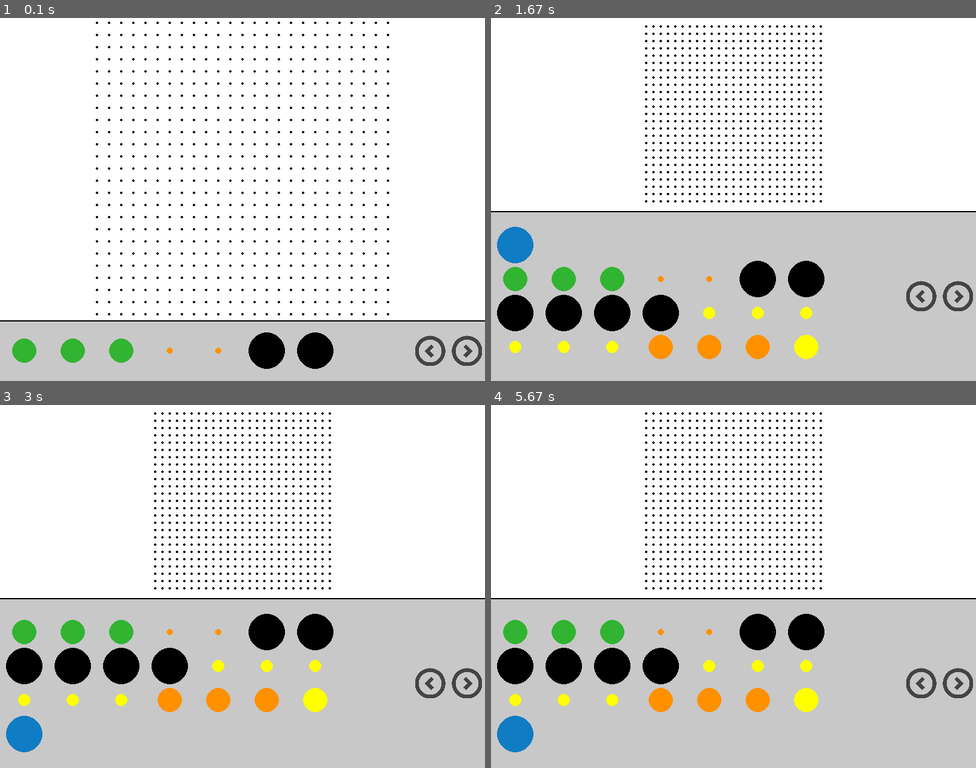
Above: before the commit, frames 1-4 (two rows, left to right).
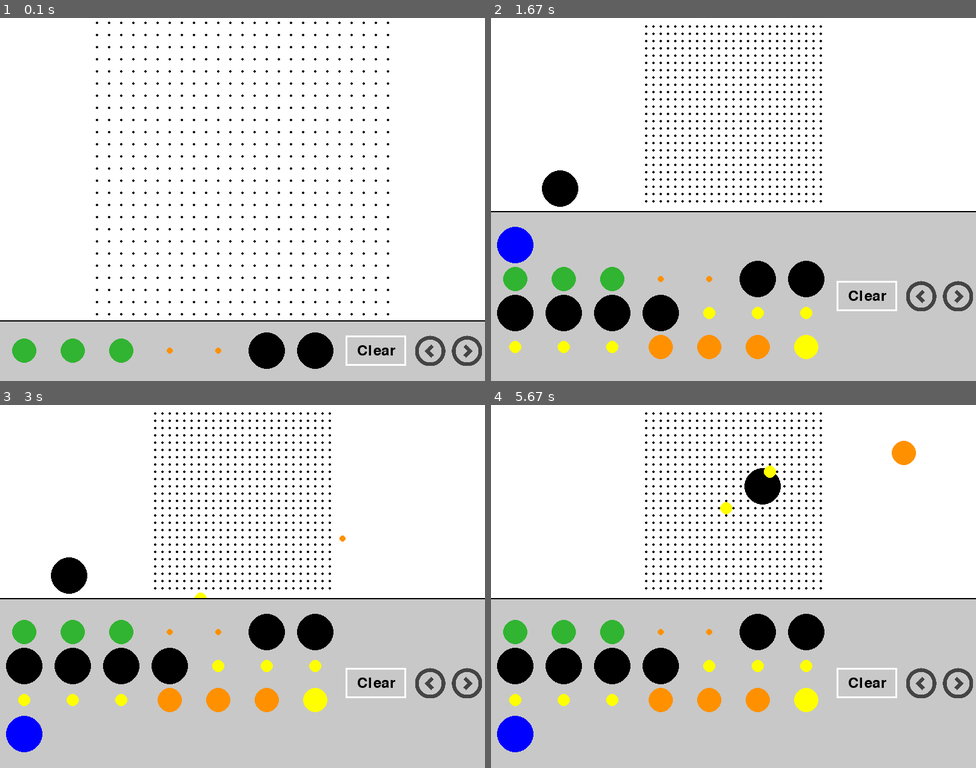
Above: after the commit, the same moments.

Repository: mossnevin/Moss-Owen-CSC
Game: pygame game, started from route_maker.py
The game is run twice, just before and just after one commit, with the same random seed, the same clock (stepped at 60 frames per second) and the same inputs.
Inputs (mouse positions are in pixels of both pictures, inside the frame that each line leads up to):
- Up to frame 1 (0.1 s): no input
- Up to frame 2 (1.67 s): click (515, 351) at 0.38 s; press the mouse at (806, 351) at 0.7 s; move the mouse to (685, 268) at 0.8 s; release the mouse at (558, 188) at 0.93 s; press the mouse at (922, 351) at 1.03 s; move the mouse to (777, 246) at 1.13 s; release the mouse at (631, 141) at 1.27 s; press the mouse at (733, 319) at 1.37 s; move the mouse to (714, 199) at 1.47 s; release the mouse at (694, 79) at 1.6 s
- Up to frame 3 (3 s): click (465, 684) at 1.72 s; press the mouse at (218, 633) at 2.53 s; move the mouse to (281, 586) at 2.63 s; release the mouse at (344, 539) at 2.77 s; press the mouse at (24, 699) at 2.87 s; move the mouse to (198, 597) at 2.97 s
- Up to frame 4 (5.67 s): release the mouse at (869, 499) at 3.1 s; press the mouse at (563, 699) at 3.2 s; move the mouse to (636, 586) at 3.3 s; release the mouse at (704, 477) at 3.43 s; click (869, 684) at 3.55 s; press the mouse at (515, 666) at 3.87 s; move the mouse to (636, 575) at 3.97 s; release the mouse at (757, 484) at 4.1 s; press the mouse at (709, 699) at 4.2 s; move the mouse to (806, 575) at 4.3 s; release the mouse at (903, 452) at 4.43 s; press the mouse at (515, 699) at 5.03 s; move the mouse to (646, 582) at 5.13 s; release the mouse at (772, 470) at 5.27 s; press the mouse at (757, 666) at 5.37 s; move the mouse to (743, 590) at 5.47 s; release the mouse at (723, 510) at 5.6 s

The runs differ from the first frame. In frame 1, 0.3% of the frame differs, in the area x 71-84%, y 87-96%; in frame 2, 1.5%; in frame 3, 1.5%; in frame 4, 1.8%, in the area x 1-88%, y 9-96%.

Commit message:
Bigg change

Diff:
--- a/route_maker.py
+++ b/route_maker.py
@@ -1,11 +1,10 @@
 import pygame as py
-import os
+from dataclasses import dataclass, field
 import json as js
-import math
 
 py.init()
 
-# ----------Set up the display-----------  Change
+# ----------Set up the display-----------
 display_width, display_height = 800, 600
 screen = py.display.set_mode(
     (display_width, display_height),
@@ -18,10 +17,15 @@
 holds_panel_height = 100
 
 # Dragging state
-is_dragging = False
+mouse_down = False
 SPACING_ON_HOLDS_PANEL = 80
 ROOM_FOR_BUTTONS = 200
 on_row = 0
+
+#stuff
+font = py.font.SysFont(None, 36)
+clear_button = font.render("Clear", True, "Black")
+clear_button_rect = clear_button.get_rect()
 
 #---------Image loading---------
 try:
@@ -31,8 +35,12 @@
 except py.error:
     print("Failed to load image")
 
-
-# ---------Grid class-------------
+#---Function for lengths of vectors (no sqrt for efficiency)---
+def length_from_mouse_pos(v):
+    mouse = py.mouse.get_pos()
+    return (v[0] - mouse[0]) ** 2 + (v[1] - mouse[1]) ** 2 # pythagorean theorem but without the square root for efficiency
+
+# ---------Grid class----------
 class Grid:
     def __init__(self, x, y, size=(10, 10)):
         self.x = x
@@ -62,7 +70,39 @@
 
 grid = Grid(0, 0, (25, 25))
 
+#--------Making Classes-----------
+@dataclass
+class ProcessedHolds:
+    size: int
+    colour: str
+    x : int
+    y : int
+    row : int
+
+@dataclass
+class DisplayedHolds:
+    x : int
+    y : int
+    colour : str
+    size : int
+    rect : py.Rect = field(init = False)
+
+    def __post_init__(self):
+        self.rect = py.Rect(0, 0, self.size * 2, self.size * 2)
+        self.rect.center = (self.x, self.y)
+
+class HoldDragging:
+    def __init__(self, hold_clicked: DisplayedHolds):
+        self.x = hold_clicked.x
+        self.y = hold_clicked.y
+        self.colour = hold_clicked.colour
+        self.size = hold_clicked.size
+
+
+
 # --------------Holds dictionary and size, colour, and type variables--------------
+with open("inventory.json", "r") as f:
+    holds_data = js.load(f)
 
 size_properies = {
     "Tiny": 5,
@@ -73,7 +113,7 @@
 
 colour_properies = {
     "Black": "#000000",
-    "Blue": "#107cc4",
+    "Blue": "#0000ff",
     "Red": "#ff0000",
     "Green": "#31b431",
     "Yellow": "#ffff00",
@@ -81,14 +121,21 @@
     "Orange": "#FF9100"
 }
 
+drag_hold = False
+holds_on_grid: list[DisplayedHolds] = []
+
 # --------------Main loop--------------
 run = True
 while run:
-    with open("inventory.json", "r") as f:
-        holds_data = js.load(f)
-
-
-    processed_holds_data = []
+
+    #--------Clear button---------
+    box_round_clear_button_rect = py.Rect(0,0,100,50)
+    box_round_clear_button_rect.center = clear_button_rect.center
+    clear_button_rect.center = (holds_panel_width - 180, holds_panel_height // 2)
+
+
+
+
     rows_visible = holds_panel_height // 70
 
     usable_width = holds_panel_width - ROOM_FOR_BUTTONS
@@ -97,21 +144,45 @@
     if holds_per_row < 1:
         holds_per_row = 1
 
+    processed_holds_data: list[ProcessedHolds] = []
 
     for i, hold in enumerate(holds_data):
         row_index = i // holds_per_row
         col_index = i % holds_per_row
 
-        processed_holds_data.append({
-            "size": size_properies[hold["size"]],
-            "colour": colour_properies[hold["colour"]],
-            "x": col_index * SPACING_ON_HOLDS_PANEL + 40,
-            "y": holds_panel_height // 2,
-            "row": row_index
-        })
-
-    possible_rows = (processed_holds_data[-1]["row"] + 1) if processed_holds_data else 1
+
+        processed_holds_data.append(
+            ProcessedHolds(
+                size = size_properies[hold["size"]],
+                colour = colour_properies[hold["colour"]],
+                x = col_index * SPACING_ON_HOLDS_PANEL + 40,
+                y = holds_panel_height // 2,
+                row = row_index
+            )
+        )
+
+    possible_rows = (processed_holds_data[-1].row + 1) if processed_holds_data else 1
     possible_rows = max(1, possible_rows)
+
+    displayed_holds: list[DisplayedHolds] = []
+    for hold in processed_holds_data:
+
+        slot = (hold.row - on_row) % possible_rows
+
+        if slot < rows_visible:
+
+
+            displayed_holds.append(
+                DisplayedHolds(
+                    x = hold.x,
+                    y = (holds_panel_height // (rows_visible + 1)) * (slot + 1),
+                    colour = hold.colour,
+                    size = hold.size
+                )
+            )
+
+
+
 
 
     # ----------Event handling-------------
@@ -121,33 +192,51 @@
     l_arrow_rect = left_arrow.get_rect(center =(holds_panel_width - 90, holds_panel_height // 2))
     r_arrow_rect = right_arrow.get_rect(center = (holds_panel_width - 30, holds_panel_height// 2))
 
+    mouse_pos = py.mouse.get_pos()
+
+    clicked_hold = False
     for event in py.event.get():
         if event.type == py.QUIT:
             run = False
         elif event.type == py.VIDEORESIZE:
-            display_width, display_height = event.size
+            display_width = max(event.size[0], 400)
+            display_height = max(event.size[1], 400)
+            screen = py.display.set_mode((display_width, display_height), py.RESIZABLE)
         elif event.type == py.MOUSEBUTTONDOWN:
             # Only start dragging if the click originates in the grab area
-            if mouse_grab_area.collidepoint(py.mouse.get_pos()):
-                is_dragging = True
-
-            # Check for arrow clicks
-            elif l_arrow_rect.move(0,display_height - holds_panel_height).collidepoint(py.mouse.get_pos()):
+            if mouse_grab_area.collidepoint(mouse_pos):
+                mouse_down = True
+            elif l_arrow_rect.move(0,display_height - holds_panel_height).collidepoint(mouse_pos):
                 on_row = (on_row - 1) % possible_rows
-            elif r_arrow_rect.move(0,display_height - holds_panel_height).collidepoint(py.mouse.get_pos()):
+
+            elif r_arrow_rect.move(0,display_height - holds_panel_height).collidepoint(mouse_pos):
                 on_row = (on_row + 1) % possible_rows
 
-            # Check for hold clicks
-            for hold in processed_holds_data:
-                hold_rect = py.Rect(0, 0, hold["size"]*2, hold["size"]*2)
-                hold_rect.center = (hold["x"], hold["y"])
-                hold_rect.move_ip(0, display_height - holds_panel_height)
-                if hold_rect.collidepoint(py.mouse.get_pos()):
-                    print(f"Clicked on hold: {hold}")
-                    break
+            elif box_round_clear_button_rect.move(0,display_height - holds_panel_height).collidepoint(mouse_pos):
+                holds_on_grid.clear()
+
+            else:
+                for hold in displayed_holds:
+                    if hold.rect.move(0,display_height - holds_panel_height).collidepoint(mouse_pos):
+                        clicked_hold = hold
+                        break
+                if clicked_hold:
+                    drag_hold = HoldDragging(clicked_hold)
+                    drag_hold.y -= (display_height - holds_panel_height) #Adjust for the y being too high
+
+        elif event.type == py.MOUSEMOTION:
+            if drag_hold:
+                if grid.x <= event.pos[0] <= grid.x + grid.gap * (grid.size[0] - 1) and grid.y <= event.pos[1] <= grid.y + grid.gap * (grid.size[1] - 1):
+                        drag_hold.x, drag_hold.y = min(grid.grid, key = length_from_mouse_pos)
+
+                else: drag_hold.x, drag_hold.y = event.pos
 
         elif event.type == py.MOUSEBUTTONUP:
-            is_dragging = False
+            if drag_hold:
+                holds_on_grid.append(drag_hold)
+
+            drag_hold = False
+            mouse_down = False
 
 
     # -----------Panel-------------
@@ -156,13 +245,13 @@
     holds_panel.fill(("#c8c8c8"))
 
     # Cursor feedback
-    if mouse_grab_area.collidepoint(py.mouse.get_pos()):
+    if mouse_grab_area.collidepoint(mouse_pos):
         py.mouse.set_cursor(py.SYSTEM_CURSOR_SIZENS)
     else:
         py.mouse.set_cursor(py.SYSTEM_CURSOR_ARROW)
 
-    if is_dragging:
-        new_mouse_y = py.mouse.get_pos()[1]
+    if mouse_down:
+        new_mouse_y = mouse_pos[1]
         new_height = display_height - new_mouse_y
         min_h = 70
         max_h = 70 * possible_rows
@@ -175,22 +264,14 @@
     grid.update(display_width, display_height)
 
     # Display holds on the panel
-    for hold in processed_holds_data:
-
-        slot = (hold["row"] - on_row) % possible_rows
-
-        if slot < rows_visible:
-
-            x = hold["x"]
-            y = (holds_panel_height // (rows_visible + 1)) * (slot + 1)
-            colour = hold["colour"]
-            size = hold["size"]
+
+    for hold in displayed_holds:
 
             py.draw.circle(
                 holds_panel,
-                colour,
-                (x, y),
-                size
+                hold.colour,
+                (hold.x, hold.y),
+                hold.size
             )
 
     # Buttons
@@ -203,6 +284,28 @@
     for cell in grid.grid:
         py.draw.circle(screen, ("#000000"), cell, 2)
 
+    if drag_hold:
+        py.draw.circle(screen,
+                        color = drag_hold.colour,
+                        center = (drag_hold.x, drag_hold.y),
+                        radius = drag_hold.size
+                        )
+
+    if holds_on_grid:
+        for hold in holds_on_grid:
+            py.draw.circle(screen,
+                        color = hold.colour,
+                        center = (hold.x, hold.y),
+                        radius = hold.size
+                        )
+
+
+    py.draw.rect(holds_panel, (255, 255, 255), box_round_clear_button_rect, 3)
     # Update the display
+
+
+    holds_panel.blit(clear_button, clear_button_rect)
     screen.blit(holds_panel, (0, display_height - holds_panel_height))
+
+
     py.display.flip()
